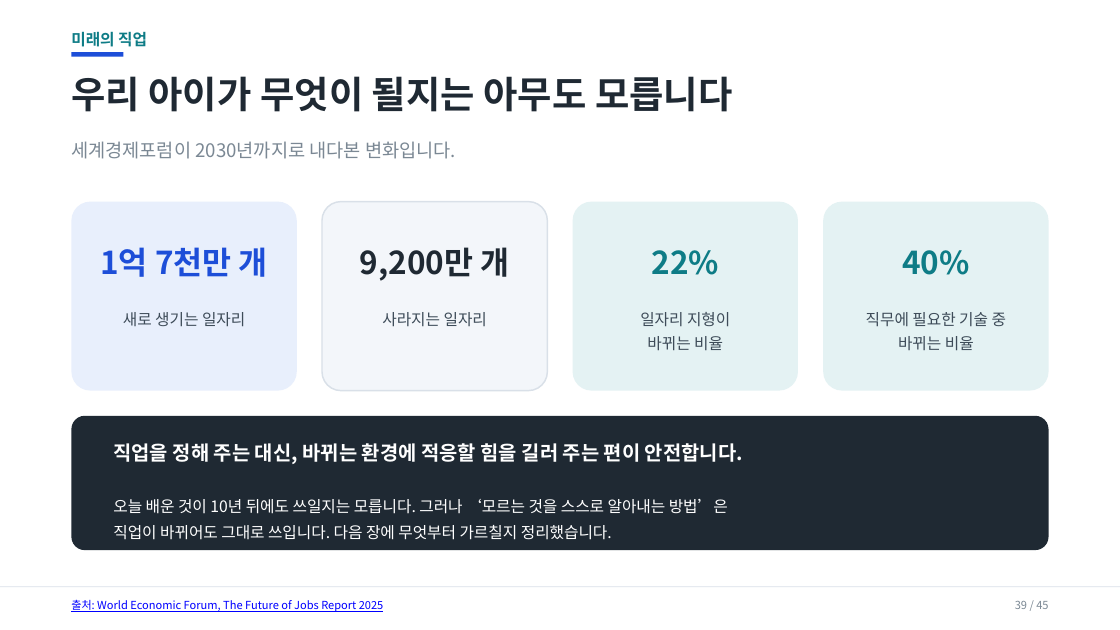
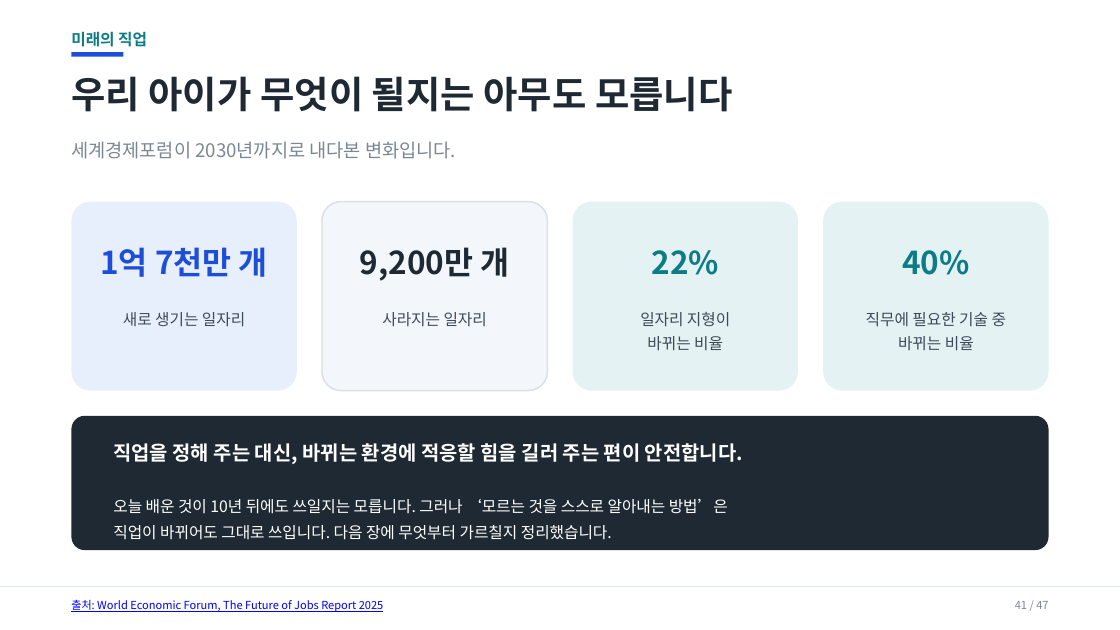
Before and after one commit to superynr/-, a slide deck: slide 41 of parent-ai-training/AI시대_학부모연수_20260917.pptx (slide 39 before the commit). Drawn at 1120x630 pixels with LibreOffice and Linux fonts; fonts in the diff are those of the drawing. Boxes give left, top, right and bottom in pixels: in the first picture for what was removed or moved away, otherwise in the second. Text is boxed around its words. In the diff, an @@ line names an element or a change of style, - is before the commit and + after.

```diff
--- a/parent-ai-training/AI시대_학부모연수_20260917.pptx
+++ b/parent-ai-training/AI시대_학부모연수_20260917.pptx
@@ text at [1015,601,1048,609]: text changed @@
-39 / 45
+41 / 47
```
Also in this commit, not shown: 42 other slides changed, 2 slides added, 4 other files.
